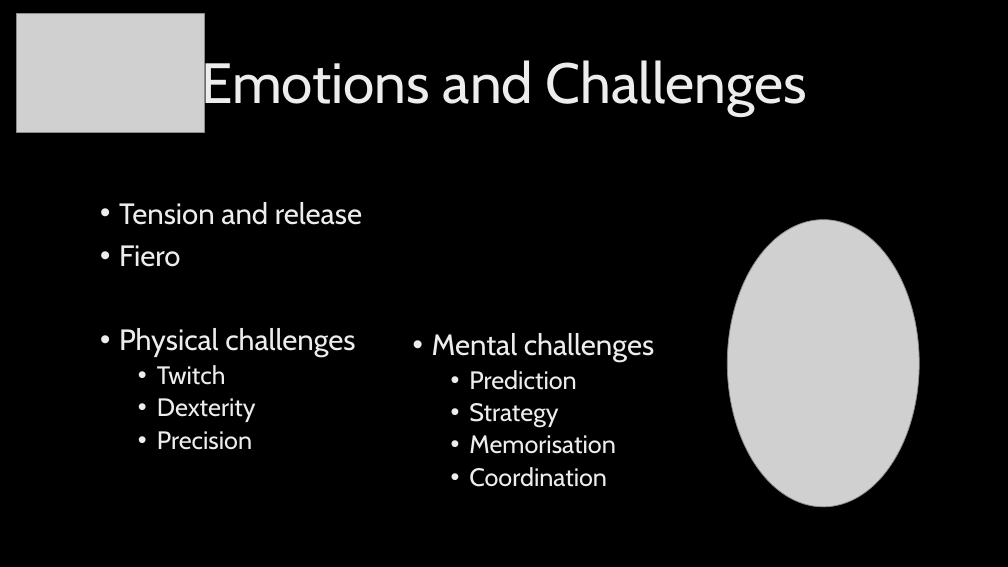
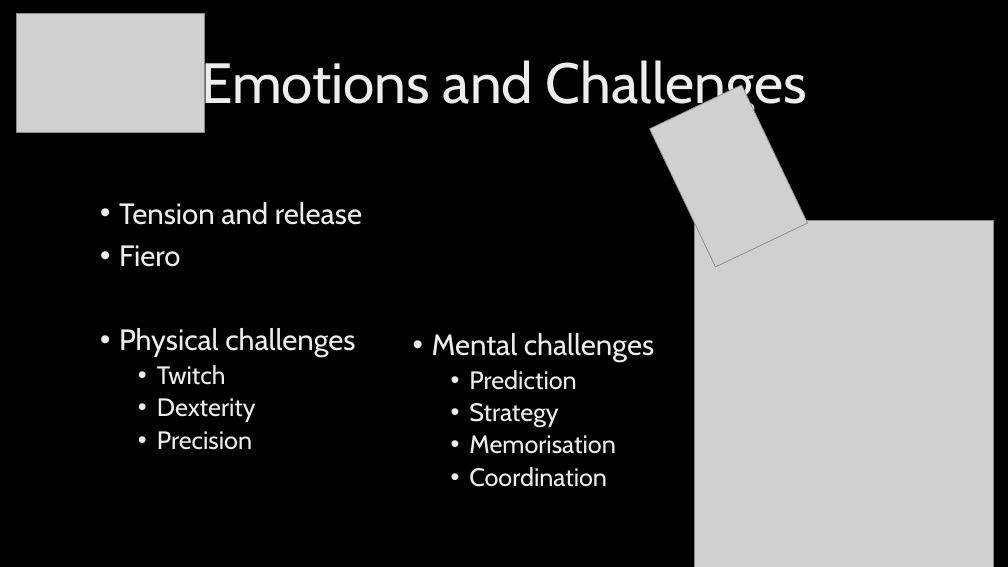
Before and after one commit to UoSGroupProjects1718/level-6-stuck-in-a-lift-studios-1, a slide deck: slide 4 of Group/Presentations/Pitch #2 (New).pptx. Drawn at 1008x567 pixels with LibreOffice and Linux fonts; fonts in the diff are those of the drawing; grey boxes stand for pictures; background and template pictures are left out. Boxes give left, top, right and bottom in pixels: in the first picture for what was removed or moved away, otherwise in the second. Text is boxed around its words. In the diff, an @@ line names an element or a change of style, - is before the commit and + after.

```diff
--- a/Group/Presentations/Pitch #2 (New).pptx
+++ b/Group/Presentations/Pitch #2 (New).pptx
@@ picture added at [649,85,807,267] @@
@@ trapezoid added at [715,108,725,124], fill #70483F, outline #70483F 1 pt @@
@@ picture: place and size @@
-picture at [727,220,920,507]
+picture at [694,221,993,567]
```
Also in this commit, not shown: 4 other slides changed.
